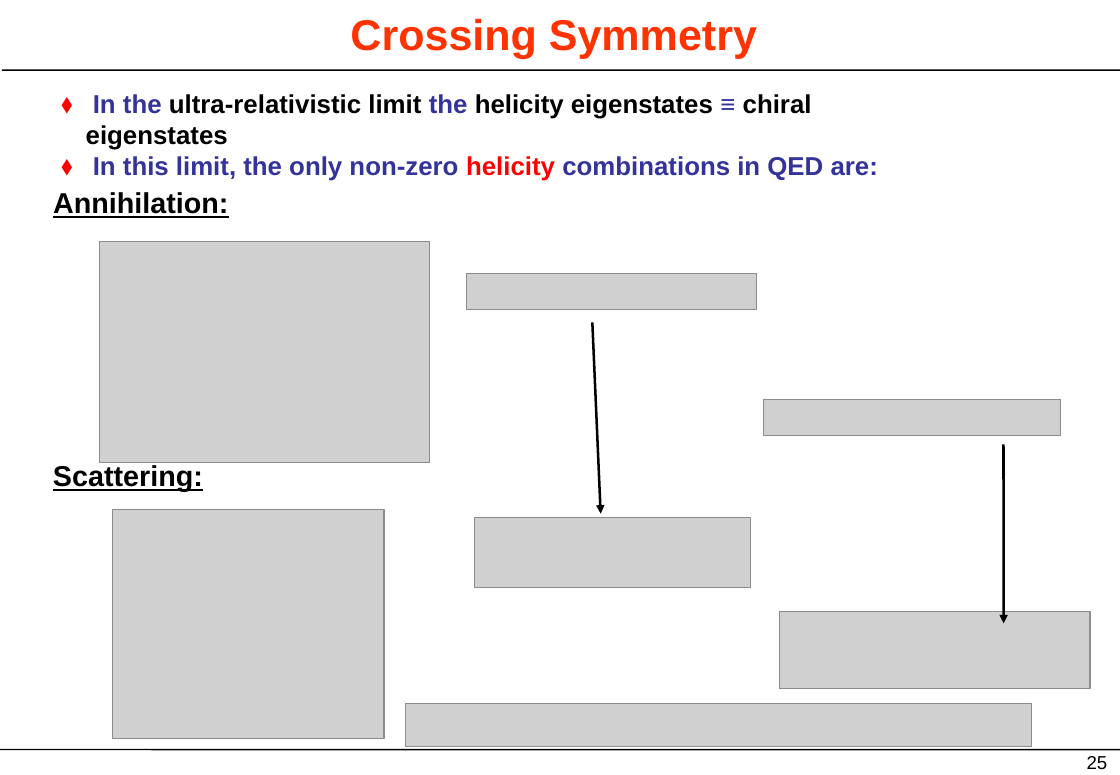
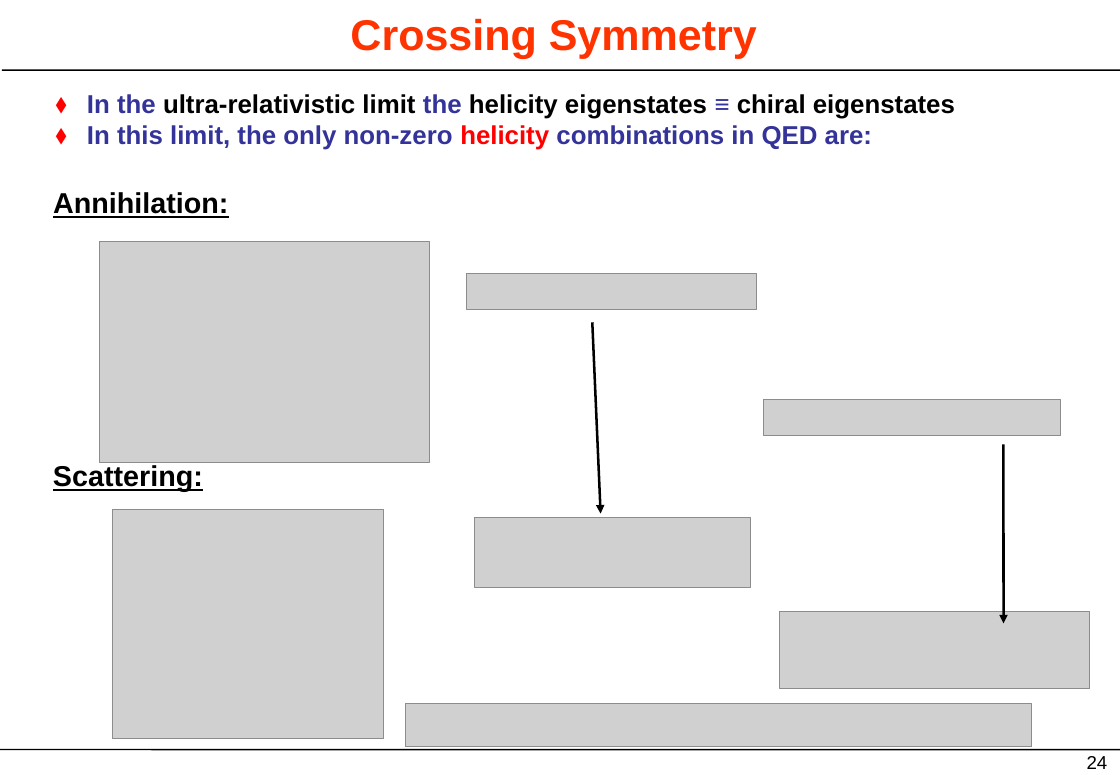
Before and after one commit to parbol/PlazaDefinitivo, a slide deck: slide 24 of DesarrolloDeTemas/Tema5/Transparencias/Tema5.pptx (slide 25 before the commit). Drawn at 1120x775 pixels with LibreOffice and Linux fonts; fonts in the diff are those of the drawing; grey boxes stand for pictures. Boxes give left, top, right and bottom in pixels: in the first picture for what was removed or moved away, otherwise in the second. Text is boxed around its words. In the diff, an @@ line names an element or a change of style, - is before the commit and + after.

```diff
--- a/DesarrolloDeTemas/Tema5/Transparencias/Tema5.pptx
+++ b/DesarrolloDeTemas/Tema5/Transparencias/Tema5.pptx
@@ free "In the ultra-relativistic limit the ..." resized from (x1=51, y1=83, x2=959, y2=155) to (x1=45, y1=83, x2=965, y2=155) @@
@@ free "In the ultra-relativistic limit the ..." at (x1=45, y1=83, x2=965, y2=155): indent changed @@
@@ page number at (x1=1087, y1=756, x2=1108, y2=769): text changed @@
-25
+24
```
Also in this commit, not shown: 23 other slides changed, 1 slide removed, 18 other files.
